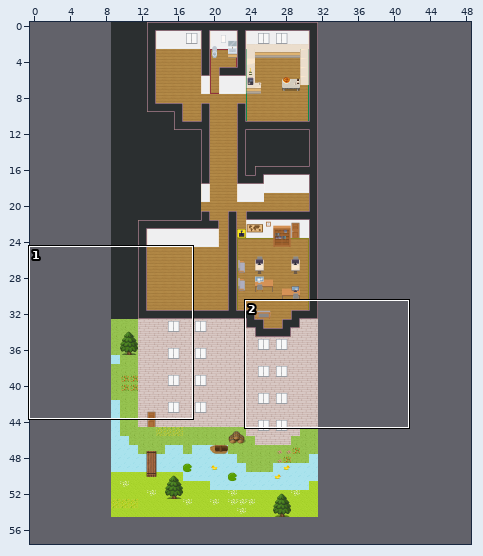
A Tiled map (JSON) gets an edit: map.tmj. The picture above shows the old version from afar; the outline marks the close-up.
Close-up. Before:
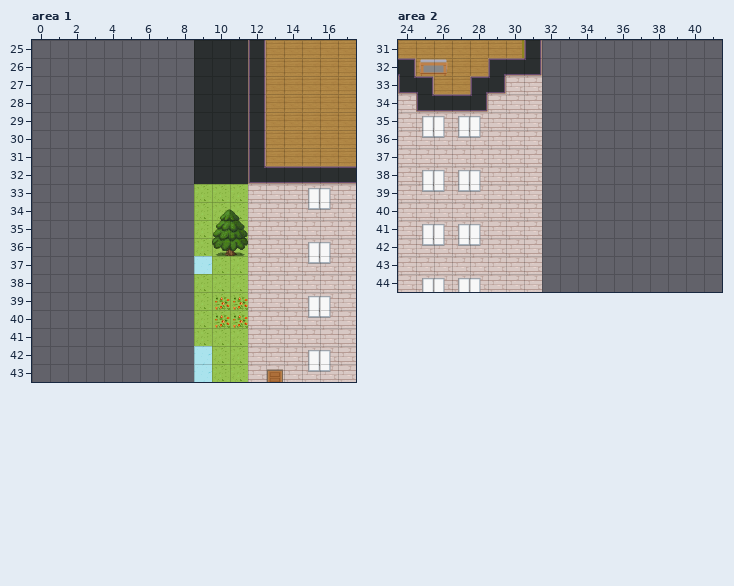
Cells are 32x32 px. Shown: area 1 x 0..17, y 25..43; area 2 x 24..41, y 31..44. The commit also changed other parts of the map, which this record leaves out.
Once edited:
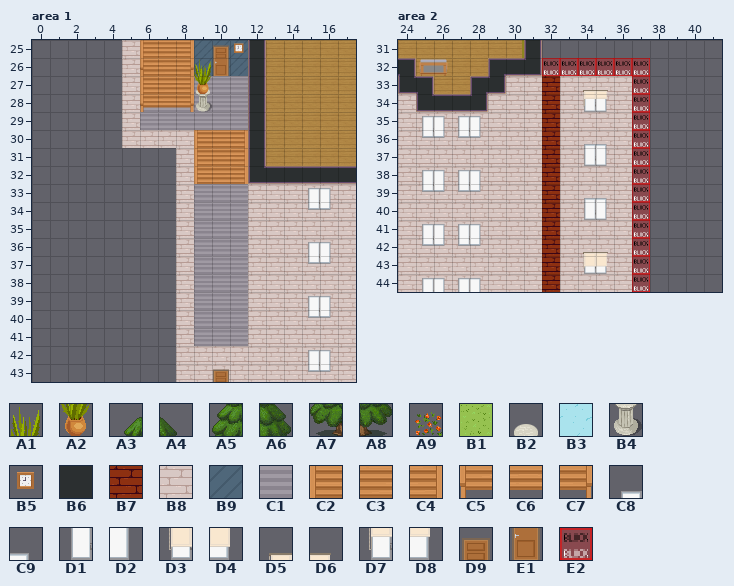
Key: from "WA_Decoration": A1 75, A2 87; from "WA_Exterior": A3 275, A4 276, A5 300, A6 301, A7 325, A8 326, A9 533, B1 628, B2 655, B3 678, B4 680; from "WA_Miscellaneous": B5 78; from "WA_Room_Builder": B6 100, B7 285, B8 310, B9 360, C1 383, C2 452, C3 453, C4 454, C5 477, C6 478, C7 479, C8 700, C9 701, D1 725, D2 726, D3 767, D4 768, D5 792, D6 793, D7 817, D8 818, D9 860, E1 885; from "WA_Special_Zones": E2 2.
__ is an empty cell, ## one hidden under a higher layer, .. an unchanged one.
Tiles of an added or newly shown layer are drawn over the layers below it.
See-through tiles are keyed as they look on the map.
The edit:
--- layer "floor/floor_below", area 1
@@ x 5..11 @@
-25 __ .. .. .. __ __ __
-26 __ __ __ __ __ __ __
-27 __ .. .. .. __ __ __
-28 __ __ __ __ __ __ __
-29 __ __ __ __ __ __ __
-30 __ __ __ __ __ __ __
-31 .. .. .. __ __ __ __
-32 .. .. .. __ __ __ __
-33 .. .. .. __ B1 B1 B1
-34 .. .. .. __ B1 B1 B1
-35 .. .. .. __ B1 B1 B1
-36 .. .. .. __ B1 B1 B1
-37 .. .. .. __ B3 B1 B1
-38 .. .. .. __ B1 B1 B1
-39 .. .. .. __ B1 B1 B1
-40 .. .. .. __ B1 B1 B1
-41 .. .. .. __ B1 B1 B1
-42 .. .. .. __ B3 B1 B1
-43 .. .. .. __ B3 B1 B1
+25 B8 .. .. .. B9 B9 B9
+26 B8 C2 C3 C4 B9 B9 B9
+27 B8 .. .. .. C1 C1 C1
+28 B8 C1 C1 C1 C1 C1 C1
+29 B8 C1 C1 C1 C1 C1 C1
+30 B8 B8 B8 B8 C2 C3 C4
+31 .. .. .. B8 C2 C3 C4
+32 .. .. .. B8 C2 C3 C4
+33 .. .. .. B8 ## ## ##
+34 .. .. .. B8 ## ## ##
+35 .. .. .. B8 ## ## ##
+36 .. .. .. B8 ## ## ##
+37 .. .. .. B8 ## ## ##
+38 .. .. .. B8 ## ## ##
+39 .. .. .. B8 ## ## ##
+40 .. .. .. B8 ## ## ##
+41 .. .. .. B8 ## ## ##
+42 .. .. .. B8 ## ## ##
+43 .. .. .. B8 ## B8 ##
--- layer "floor/floor_above", area 1
@@ x 6..11 @@
-25 __ __ __ .. .. __
-26 __ __ __ .. .. ..
-27 __ __ __ __ .. ..
-28 __ __ __ __ .. ..
+25 C2 C3 C4 .. .. B5
+26 C5 C6 C7 .. .. ..
+27 C2 C3 C4 B2 .. ..
+28 C5 C6 C7 B4 .. ..
@@ x 9..13 @@
-33 __ __ __ .. ..
-34 __ A3 A4 .. ..
-35 __ A5 A6 .. ..
-36 __ A7 A8 .. ..
-37 __ __ __ .. ..
-38 __ __ __ .. ..
-39 __ A9 A9 .. ..
-40 __ A9 A9 .. ..
-41 __ __ __ .. ..
-42 __ __ __ .. ..
-43 __ __ __ .. __
+33 C1 C1 C1 .. ..
+34 C1 C1 C1 .. ..
+35 C1 C1 C1 .. ..
+36 C1 C1 C1 .. ..
+37 C1 C1 C1 .. ..
+38 C1 C1 C1 .. ..
+39 C1 C1 C1 .. ..
+40 C1 C1 C1 .. ..
+41 C1 C1 C1 .. ..
+42 B8 B8 B8 .. ..
+43 B8 D9 B8 .. B8
--- layer "floor/trees above" (added), area 1
@@ x 9..9 @@
-26 __
-27 __
+26 A1
+27 A2
--- layer "walls", area 1
@@ x 10..10 @@
-25 __
-26 __
+25 D9
+26 E1
@@ x 13..13 @@
-43 B8
+43 __
--- layer "wall_objects", area 1
@@ x 13..13 @@
-43 D9
+43 __
--- layer "above", area 1
@@ x 9..11 @@
-25 B6 B6 B6
-26 B6 B6 B6
-27 B6 B6 B6
-28 B6 B6 B6
-29 B6 B6 B6
-30 B6 B6 B6
-31 B6 B6 B6
-32 B6 B6 B6
+25 __ __ __
+26 __ __ __
+27 __ __ __
+28 __ __ __
+29 __ __ __
+30 __ __ __
+31 __ __ __
+32 __ __ __
--- layer "invisible/collisions", area 2
@@ x 32..37 @@
-32 __ __ __ __ __ __
-33 .. .. .. .. .. __
-34 .. .. .. .. .. __
-35 .. .. .. .. .. __
-36 .. .. .. .. .. __
-37 .. .. .. .. .. __
-38 .. .. .. .. .. __
-39 .. .. .. .. .. __
-40 .. .. .. .. .. __
-41 .. .. .. .. .. __
-42 .. .. .. .. .. __
-43 .. .. .. .. .. __
-44 .. .. .. .. .. __
+32 E2 E2 E2 E2 E2 E2
+33 .. .. .. .. .. E2
+34 .. .. .. .. .. E2
+35 .. .. .. .. .. E2
+36 .. .. .. .. .. E2
+37 .. .. .. .. .. E2
+38 .. .. .. .. .. E2
+39 .. .. .. .. .. E2
+40 .. .. .. .. .. E2
+41 .. .. .. .. .. E2
+42 .. .. .. .. .. E2
+43 .. .. .. .. .. E2
+44 .. .. .. .. .. E2
--- layer "walls", area 2
@@ x 33..36 @@
-33 __ __ __ __
-34 __ __ __ __
-35 __ __ __ __
-36 __ __ __ __
-37 __ __ __ __
-38 __ __ __ __
-39 __ __ __ __
-40 __ __ __ __
-41 __ __ __ __
-42 __ __ __ __
-43 __ __ __ __
-44 __ __ __ __
+33 B8 B8 B8 B8
+34 B8 B8 B8 B8
+35 B8 B8 B8 B8
+36 B8 B8 B8 B8
+37 B8 B8 B8 B8
+38 B8 B8 B8 B8
+39 B8 B8 B8 B8
+40 B8 B8 B8 B8
+41 B8 B8 B8 B8
+42 B8 B8 B8 B8
+43 B8 B8 B8 B8
+44 B8 B8 B8 B8
--- layer "wall_objects", area 2
@@ x 32..35 @@
-33 __ .. __ __
-34 __ .. __ __
-35 __ .. .. ..
-36 __ .. __ __
-37 __ .. __ __
-38 __ .. .. ..
-39 __ .. __ __
-40 __ .. __ __
-41 __ .. .. ..
-42 __ .. __ __
-43 __ .. __ __
-44 __ .. .. ..
+33 B7 .. D5 D6
+34 B7 .. D7 D8
+35 B7 .. .. ..
+36 B7 .. C8 C9
+37 B7 .. D1 D2
+38 B7 .. .. ..
+39 B7 .. C8 C9
+40 B7 .. D1 D2
+41 B7 .. .. ..
+42 B7 .. D5 D6
+43 B7 .. D3 D4
+44 B7 .. .. ..
Pixel boxes of the changes (left, top, right, bottom) in both close-ups:
changed: (122, 40, 248, 382)
changed: (267, 369, 283, 382)
added: (542, 58, 650, 292)
